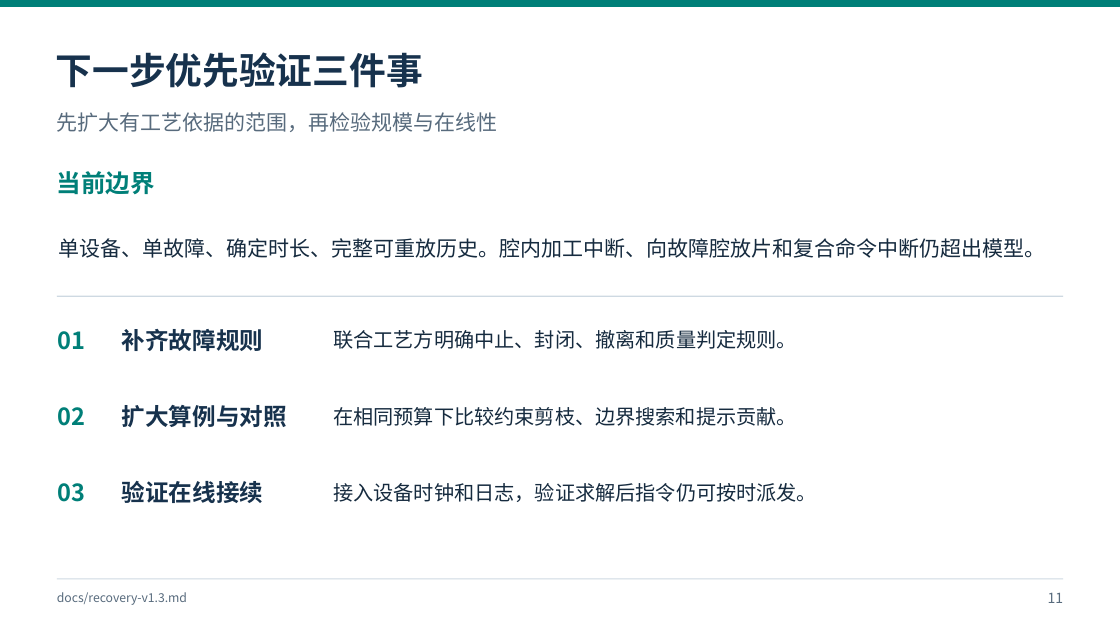
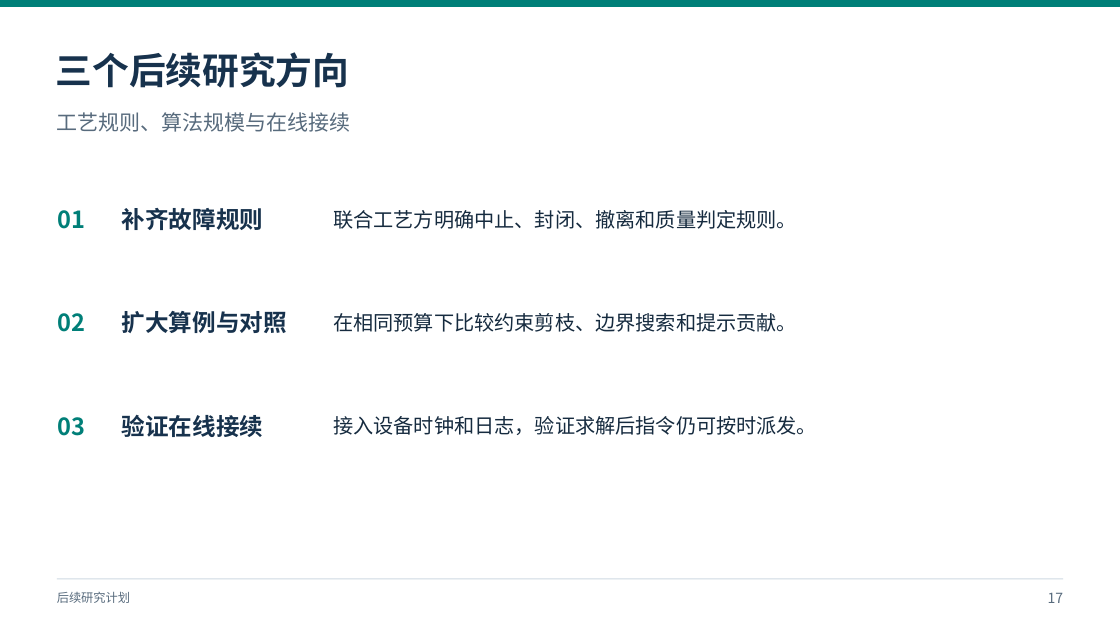
Before and after one commit to yanq458-tech/WaferSched-Agent, a slide deck: slide 17 of docs/presentations/v1.3.0-project-review/WaferSched-Agent_v1.3.0_研究汇报.pptx (slide 11 before the commit). Drawn at 1120x630 pixels with LibreOffice and Linux fonts; fonts in the diff are those of the drawing. Boxes give left, top, right and bottom in pixels: in the first picture for what was removed or moved away, otherwise in the second. Text is boxed around its words. In the diff, an @@ line names an element or a change of style, - is before the commit and + after.

```diff
--- a/docs/presentations/v1.3.0-project-review/WaferSched-Agent_v1.3.0_研究汇报.pptx
+++ b/docs/presentations/v1.3.0-project-review/WaferSched-Agent_v1.3.0_研究汇报.pptx
@@ text at box(56, 52, 349, 88): text changed @@
-下一步优先验证三件事
+三个后续研究方向
@@ text at box(57, 112, 351, 132): text changed @@
-先扩大有工艺依据的范围，再检验规模与在线性
+工艺规则、算法规模与在线接续
@@ text removed at box(57, 171, 155, 195) @@
-当前边界
@@ 3 texts: place and size @@
-3 texts at box(58, 329, 797, 351)
+3 texts at box(58, 208, 797, 230)
@@ text removed at box(59, 238, 1046, 258) @@
-单设备、单故障、确定时长、完整可重放历史。腔内加工中断、向故障腔放片和复合命令中断仍超出模型。
@@ rectangle removed at box(57, 296, 1064, 297) @@
@@ 3 texts: place and size @@
-3 texts at box(58, 405, 797, 427)
+3 texts at box(58, 311, 797, 333)
@@ 3 texts: place and size @@
-3 texts at box(58, 481, 817, 503)
+3 texts at box(58, 415, 817, 437)
@@ text at box(57, 592, 130, 603): text changed @@
-docs/recovery-v1.3.md
+后续研究计划
@@ text at box(1048, 592, 1064, 603): text changed @@
-11
+17
```
Also in this commit, not shown: 8 other slides changed, 8 slides added, 2 slides removed, 7 other files.
